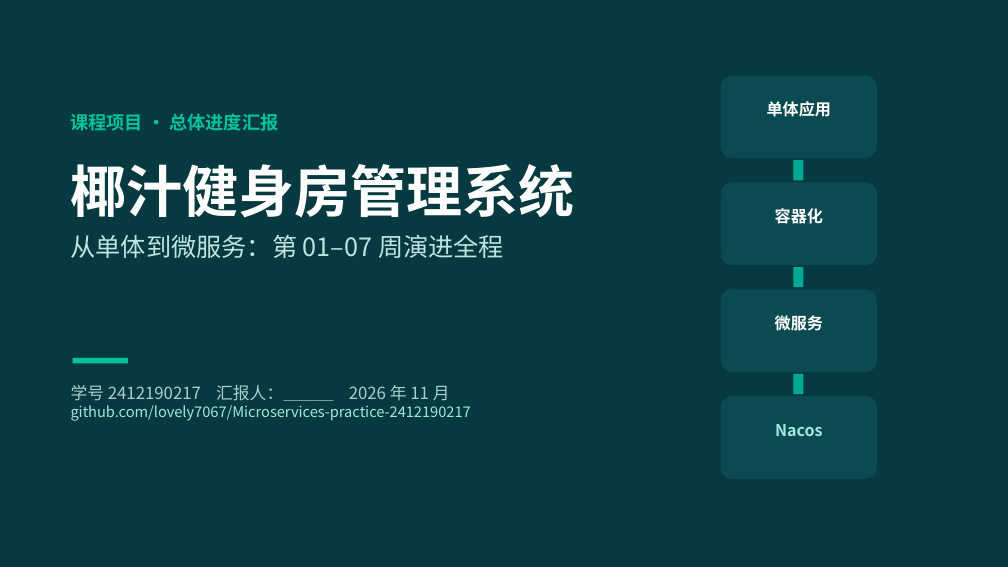
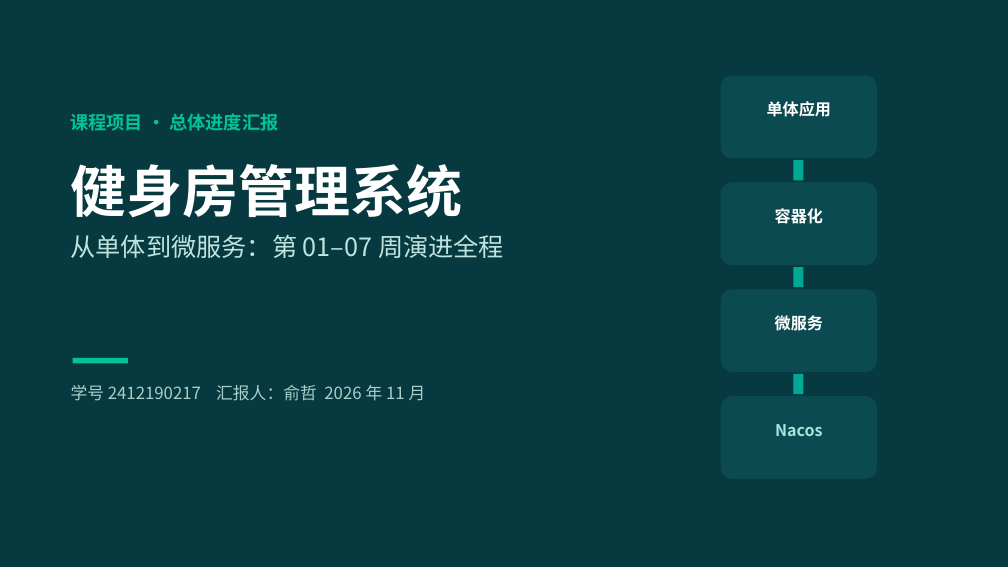
Before and after one commit to lovely7067/Microservices-practice-2412190217, a slide deck: slide 1 of docs/项目进度汇报-第01-07周.pptx. Drawn at 1008x567 pixels with LibreOffice and Linux fonts; fonts in the diff are those of the drawing. Boxes give left, top, right and bottom in pixels: in the first picture for what was removed or moved away, otherwise in the second. Text is boxed around its words. In the diff, an @@ line names an element or a change of style, - is before the commit and + after.

```diff
--- a/docs/项目进度汇报-第01-07周.pptx
+++ b/docs/项目进度汇报-第01-07周.pptx
@@ text at (x1=71, y1=164, x2=463, y2=218): text changed @@
-椰汁健身房管理系统
+健身房管理系统
@@ text at (x1=71, y1=385, x2=426, y2=401): text changed; size 10.5 to 12 pt; text colour #9FE8DC to #A9CFCB @@
-学号 2412190217 汇报人：＿＿＿ 2026 年 11 月
-github.com/lovely7067/Microservices-practice-2412190217
+学号 2412190217 汇报人：俞哲 2026 年 11 月
```
Also in this commit, not shown: 32 other files.
